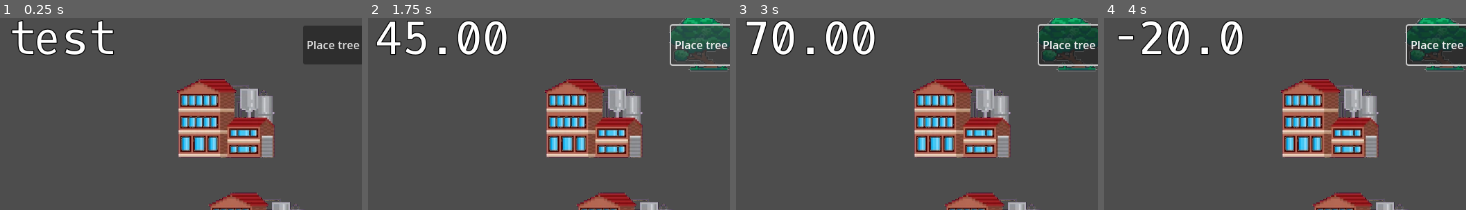
Above: before the commit, frames 1-4 (left to right).
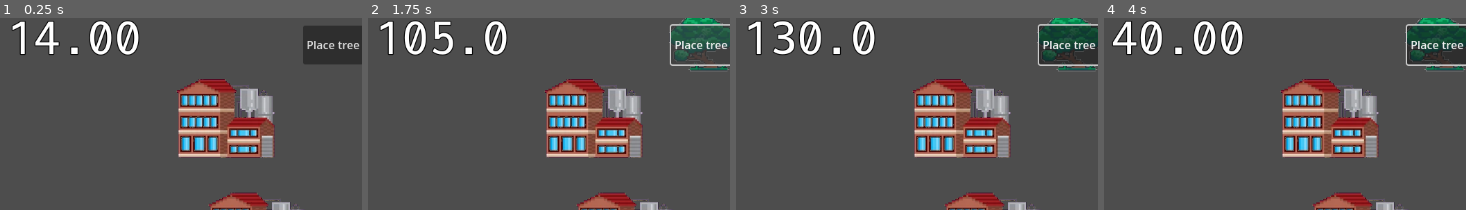
Above: after the commit, the same moments.

Repository: rundoom/Environmentality
Game: Godot game, scene res://world.tscn
The game is run twice, just before and just after one commit, with the same random seed, the same clock (stepped at 60 frames per second) and the same inputs.
Inputs (mouse positions are % of the whole screen's width and height, from its top left):
- Up to frame 1 (0.25 s): no input
- Up to frame 2 (1.75 s): click "Place tree" at 0.5 s; click "Place tree" at 1.25 s
- Up to frame 3 (3 s): click "Place tree" at 2 s; move the mouse to (79, 52) at 2.77 s; click (79, 52) at 2.92 s
- Up to frame 4 (4 s): move the mouse to (33, 64) at 3.52 s; click (33, 64) at 3.67 s
The pictures show only the part of the screen within x 14-64%, y 0-50%; the shares and areas given below are measured in that part.

The runs differ from the first frame. In frame 1, 3.1% of the frame differs, in the area x 3-39%, y 1-20%; in frame 2, 2.6%; in frame 3, 2.6%; in frame 4, 2.7%.

Commit message:
Change pollution from start

Diff:
--- a/world.gd
+++ b/world.gd
@@ -25,3 +25,7 @@
 	var changes_arr = get_tree().get_nodes_in_group("pollution_changer").map(func(it): return it.pollution_change)
 	var total_change = changes_arr.reduce(func(accum, number): return accum + number, 0)
 	chnage_pollution(total_change)
+
+
+func _ready() -> void:
+	_on_pollution_timer_timeout()
